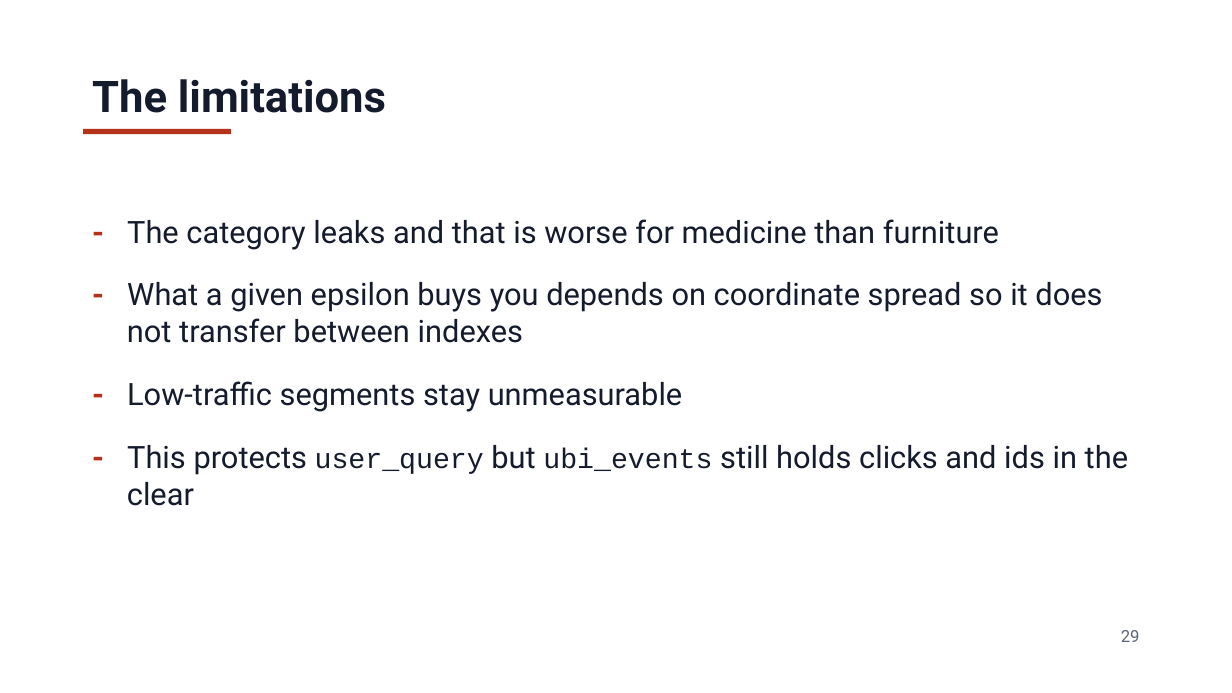
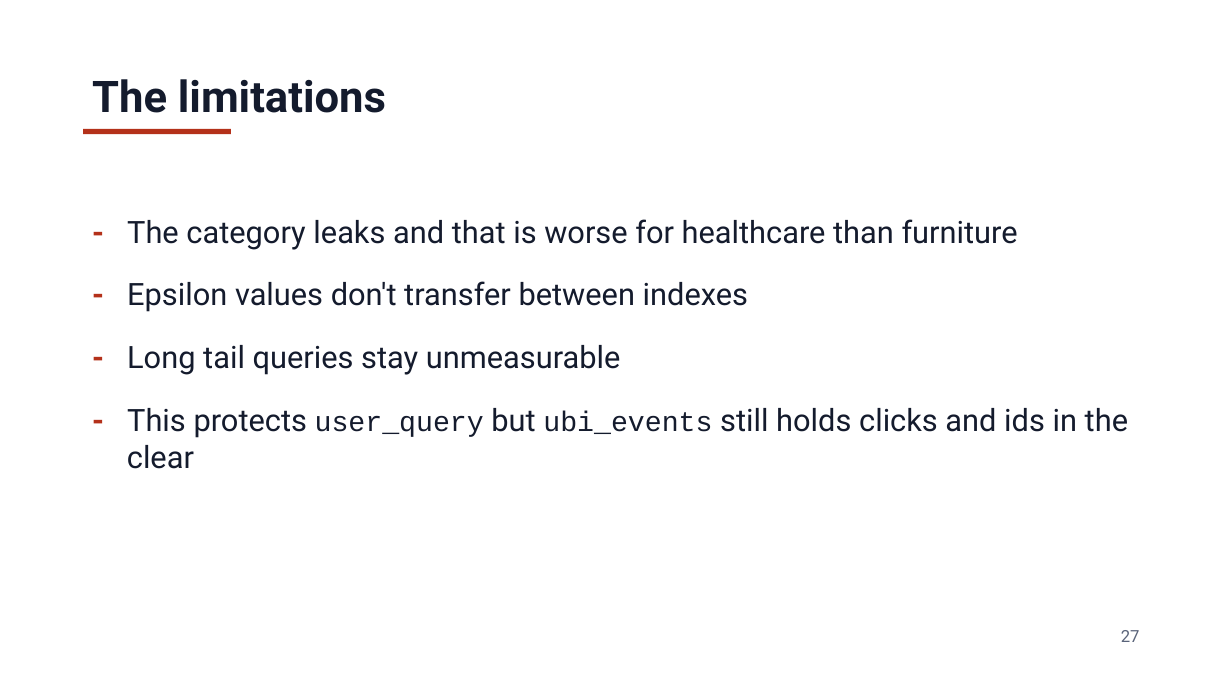
Before and after one commit to jzonthemtn/ldp-for-search, a slide deck: slide 27 of ldp_for_search_slides.pptx (slide 29 before the commit). Drawn at 1232x693 pixels with LibreOffice and Linux fonts; fonts in the diff are those of the drawing. Boxes give left, top, right and bottom in pixels: in the first picture for what was removed or moved away, otherwise in the second. Text is boxed around its words. In the diff, an @@ line names an element or a change of style, - is before the commit and + after.

```diff
--- a/ldp_for_search_slides.pptx
+++ b/ldp_for_search_slides.pptx
@@ text at (x1=127, y1=219, x2=1018, y2=375): text changed @@
-- The category leaks and that is worse for medicine than furniture
-- What a given epsilon buys you depends on coordinate spread so it does not transfer between indexes
-- Low-traffic segments stay unmeasurable
+- The category leaks and that is worse for healthcare than furniture
+- Epsilon values don't transfer between indexes
+- Long tail queries stay unmeasurable
@@ text at (x1=1121, y1=630, x2=1140, y2=642): text changed @@
-29
+27
```
Also in this commit, not shown: 14 other slides changed, 2 slides added, 4 slides removed, 7 other files.
